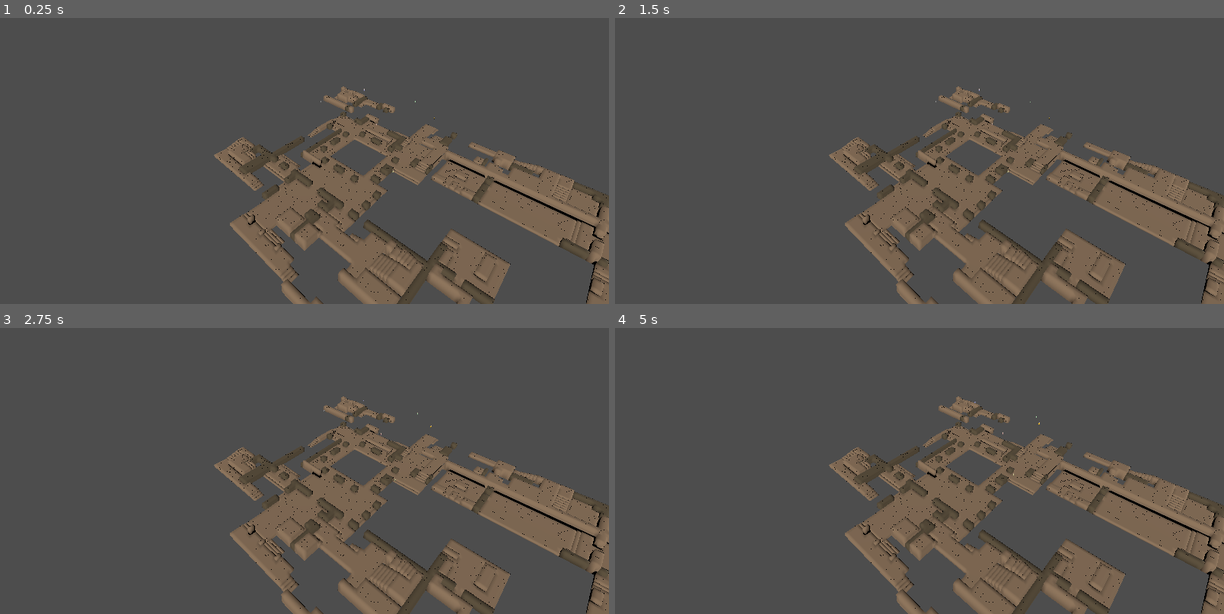
Above: before the commit, frames 1-4 (two rows, left to right).
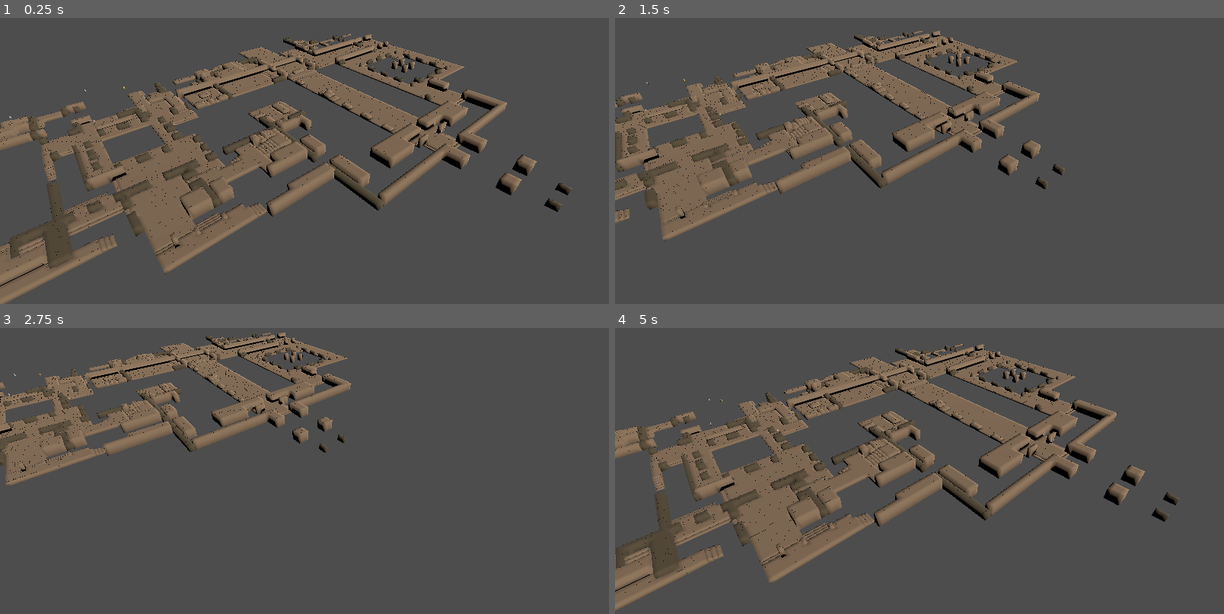
Above: after the commit, the same moments.

Repository: scorpio21/MapaInteractivoAbadia
Game: Godot game, scene res://scenes/Main3D.tscn
The game is run twice, just before and just after one commit, with the same random seed, the same clock (stepped at 60 frames per second) and the same inputs. This scene is started directly instead of the project's main scene.
Inputs (mouse positions are in pixels of both pictures, inside the frame that each line leads up to):
- Up to frame 1 (0.25 s): no input
- Up to frame 2 (1.5 s): tap Enter at 0.5 s; move the mouse to (1053, 115) at 0.52 s; hold Right (ui_right) 0.53-1.28 s; click (1053, 115) at 0.67 s; move the mouse to (797, 149) at 1.27 s; hold Down (ui_down) from 1.28 s (still down); click (797, 149) at 1.42 s
- Up to frame 3 (2.75 s): move the mouse to (365, 368) at 2.02 s; release Down (ui_down) at 2.03 s; hold Right (ui_right) from 2.03 s (still down); click (365, 368) at 2.17 s
- Up to frame 4 (5 s): move the mouse to (889, 511) at 2.77 s; release Right (ui_right) at 2.78 s; hold Up (ui_up) 2.78-3.53 s; click (889, 511) at 2.92 s; move the mouse to (1102, 493) at 3.52 s; hold Left (ui_left) from 3.53 s (still down); click (1102, 493) at 3.67 s; move the mouse to (736, 390) at 4.27 s; click (736, 390) at 4.42 s

The runs differ from the first frame. In frame 1, 37% of the frame differs, in the area x 0-100%, y 5-100%; in frame 2, 34%; in frame 3, 30%; in frame 4, 37%.

Commit message:
feat: cámara orbital 3D con controles
- WASD: mover cámara por el mapa
- Rueda ratón: zoom in/out
- Ratón derecho + arrastrar: rotar vista
- Cámara centrada en el mapa (208, 0, 208)
- Rango de zoom 30-400 unidades

Diff:
--- a/project.godot
+++ b/project.godot
@@ -22,5 +22,3 @@
 
 window/size/viewport_width=1280
 window/size/viewport_height=720
-
-[rendering]
--- a/scenes/Mapa3D.tscn
+++ b/scenes/Mapa3D.tscn
@@ -1,6 +1,7 @@
 [gd_scene load_steps=2 format=3 uid="uid://d1e2f3a4b5c6"]
 
 [ext_resource type="Script" path="res://scripts/AbbeyBuilder3D.gd" id="1_script"]
+[ext_resource type="Script" path="res://scripts/Camera3DController.gd" id="2_camera"]
 
 [node name="Mapa3D" type="Node3D"]
 
@@ -12,6 +13,7 @@
 [node name="Camera3D" type="Camera3D" parent="."]
 transform = Transform3D(0.707, -0.408, 0.577, 0, 0.816, 0.577, -0.707, -0.408, 0.707, 208, 150, 300)
 fov = 60.0
+script = ExtResource("2_camera")
 
 [node name="AbbeyBuilder" type="Node3D" parent="."]
 script = ExtResource("1_script")
--- /dev/null
+++ b/scripts/Camera3DController.gd
@@ -0,0 +1,65 @@
+extends Camera3D
+
+# Cámara orbital para explorar el mapa 3D
+# WASD: mover, Rueda: zoom, Ratón derecho+arrastrar: rotar
+
+@export var move_speed: float = 80.0
+@export var zoom_speed: float = 5.0
+@export var rotate_speed: float = 0.005
+@export var min_zoom: float = 30.0
+@export var max_zoom: float = 400.0
+
+var orbit_center := Vector3(208, 0, 208)
+var orbit_distance := Vector3(0, 150, 150).length()
+var orbit_yaw := -0.7
+var orbit_pitch := 0.6
+
+func _ready() -> void:
+	_update_transform()
+
+func _process(delta: float) -> void:
+	var move_dir := Vector3.ZERO
+
+	if Input.is_action_pressed("ui_up") or Input.is_key_pressed(KEY_W):
+		move_dir -= transform.basis.z
+	if Input.is_action_pressed("ui_down") or Input.is_key_pressed(KEY_S):
+		move_dir += transform.basis.z
+	if Input.is_action_pressed("ui_left") or Input.is_key_pressed(KEY_A):
+		move_dir -= transform.basis.x
+	if Input.is_action_pressed("ui_right") or Input.is_key_pressed(KEY_D):
+		move_dir += transform.basis.x
+
+	move_dir.y = 0
+	if move_dir.length() > 0:
+		orbit_center += move_dir.normalized() * move_speed * delta
+		_update_transform()
+
+func _input(event: InputEvent) -> void:
+	# Zoom con rueda del ratón
+	if event is InputEventMouseButton:
+		if event.button_index == MOUSE_BUTTON_WHEEL_UP:
+			orbit_distance = max(min_zoom, orbit_distance - zoom_speed)
+			_update_transform()
+		elif event.button_index == MOUSE_BUTTON_WHEEL_DOWN:
+			orbit_distance = min(max_zoom, orbit_distance + zoom_speed)
+			_update_transform()
+
+	# Rotar con ratón derecho
+	if event is InputEventMouseButton:
+		if event.button_index == MOUSE_BUTTON_RIGHT:
+			Input.set_mouse_mode(Input.MOUSE_MODE_CAPTURED if event.pressed else Input.MOUSE_MODE_VISIBLE)
+
+	if event is InputEventMouseMotion and Input.get_mouse_mode() == Input.MOUSE_MODE_CAPTURED:
+		orbit_yaw -= event.relative.x * rotate_speed
+		orbit_pitch -= event.relative.y * rotate_speed
+		orbit_pitch = clamp(orbit_pitch, 0.1, 1.5)
+		_update_transform()
+
+func _update_transform() -> void:
+	var offset := Vector3(
+		sin(orbit_yaw) * cos(orbit_pitch) * orbit_distance,
+		sin(orbit_pitch) * orbit_distance,
+		cos(orbit_yaw) * cos(orbit_pitch) * orbit_distance
+	)
+	position = orbit_center + offset
+	look_at(orbit_center, Vector3.UP)
Not shown, added: scripts/AbbeyBuilder3D.gd.uid
Not shown, added: scripts/Personaje3D.gd.uid
